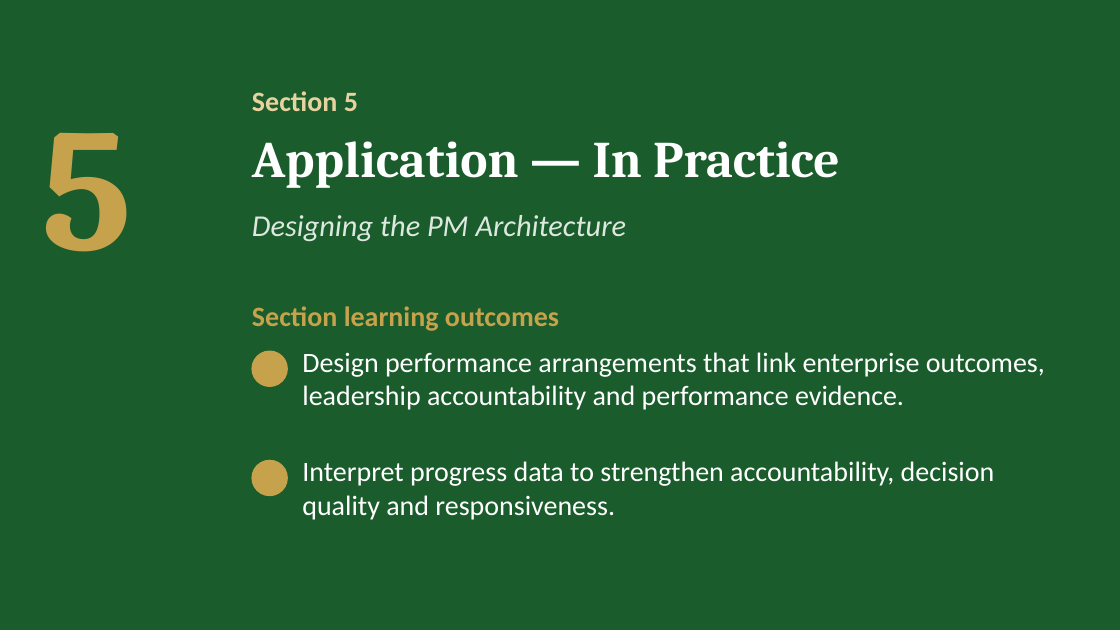
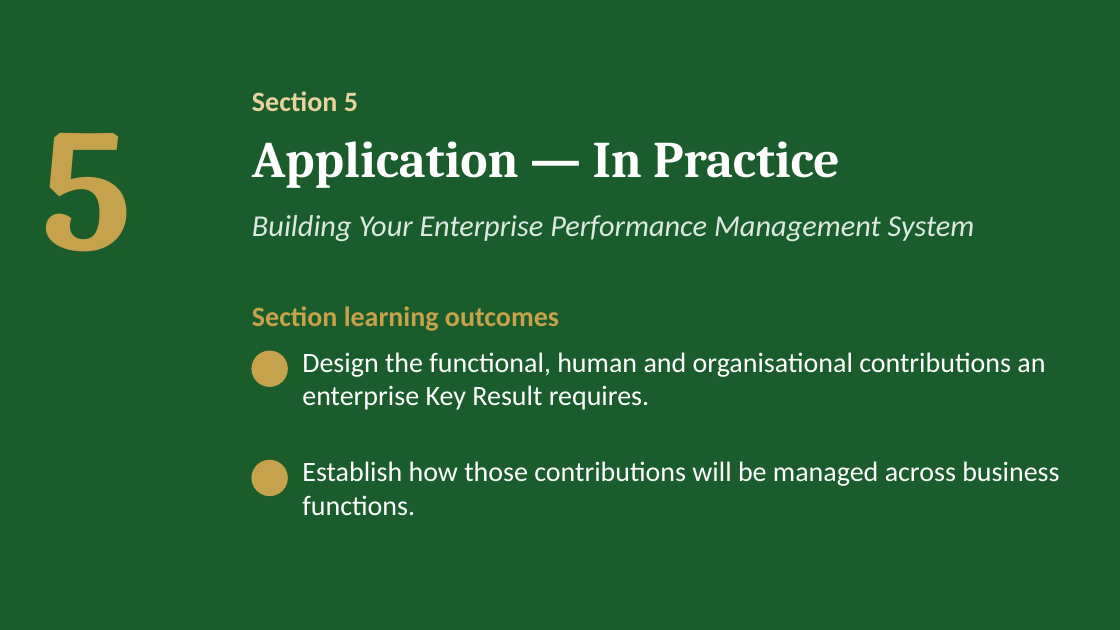
Before and after one commit to IBSL26/ibsl-platform, a slide deck: slide 30 of Unit decks/Unit 06 - Performance Management Setup.pptx (slide 23 before the commit). Drawn at 1120x630 pixels with LibreOffice and Linux fonts; fonts in the diff are those of the drawing; background and template pictures are left out. Boxes give left, top, right and bottom in pixels: in the first picture for what was removed or moved away, otherwise in the second. Text is boxed around its words. In the diff, an @@ line names an element or a change of style, - is before the commit and + after.

Commit message:
Unit 6: human and organisational operating systems, S2R Contribution Map and FACES; Capstone 6A-6B; deck 33 slides

```diff
--- a/Unit decks/Unit 06 - Performance Management Setup.pptx
+++ b/Unit decks/Unit 06 - Performance Management Setup.pptx
@@ text at (252,215,975,241): text changed @@
-Designing the PM Architecture
+Building Your Enterprise Performance Management System
@@ text at (302,352,1045,410): text changed @@
-Design performance arrangements that link enterprise outcomes, leadership accountability and performance evidence.
+Design the functional, human and organisational contributions an enterprise Key Result requires.
@@ text at (302,461,1059,515): text changed @@
-Interpret progress data to strengthen accountability, decision quality and responsiveness.
+Establish how those contributions will be managed across business functions.
```
Also in this commit, not shown: 14 other slides changed, 14 slides added, 9 slides removed, 30 other files.
